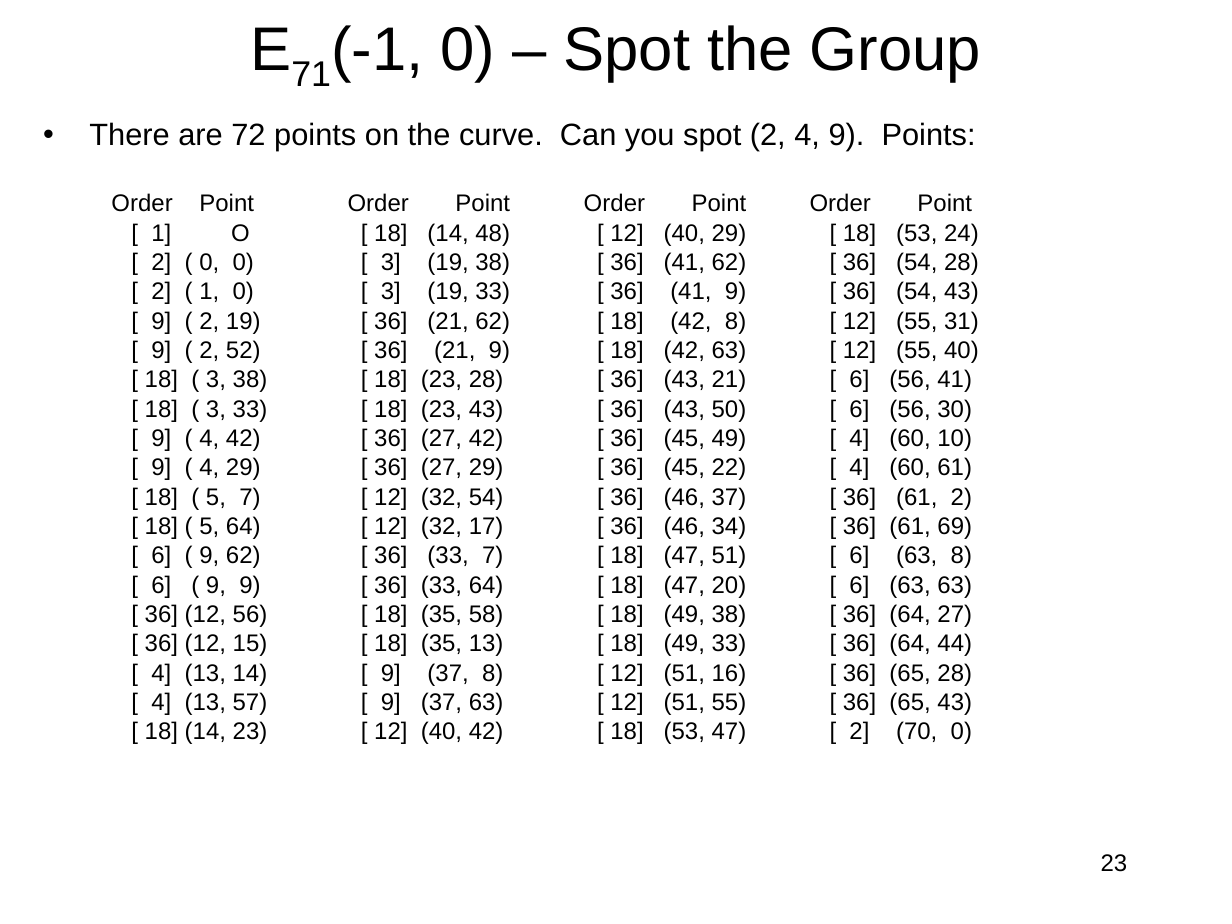
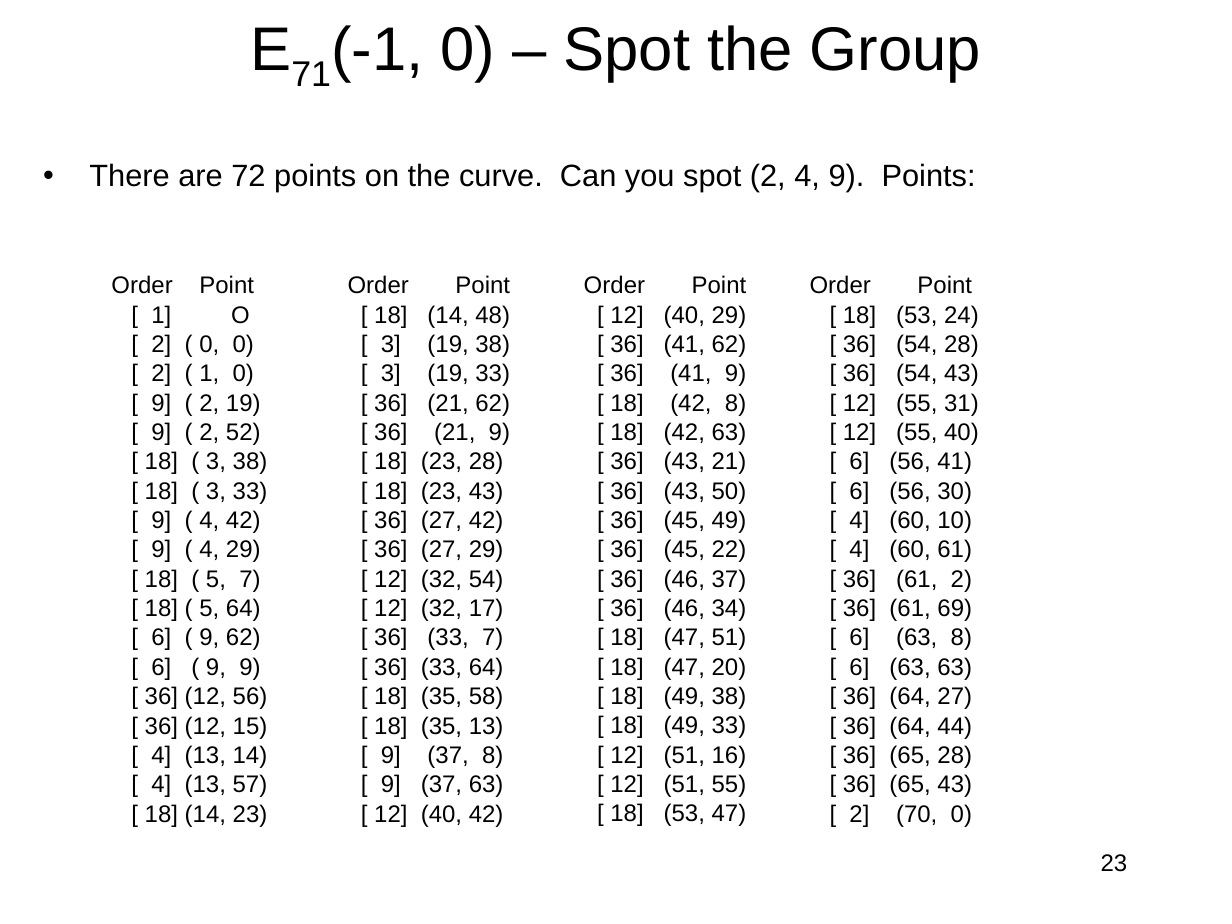
Before and after one commit to jlmucb/class_notes, a slide deck: slide 23 of BerkeleyClass/CS290Spring2013/Lectures/Cryptoclass10.pptx. Drawn at 1232x924 pixels with LibreOffice and Linux fonts; fonts in the diff are those of the drawing. Boxes give left, top, right and bottom in pixels: in the first picture for what was removed or moved away, otherwise in the second. Text is boxed around its words. In the diff, an @@ line names an element or a change of style, - is before the commit and + after.

```diff
--- a/BerkeleyClass/CS290Spring2013/Lectures/Cryptoclass10.pptx
+++ b/BerkeleyClass/CS290Spring2013/Lectures/Cryptoclass10.pptx
@@ text "There are 72 points on ...": place and size @@
-text "There are 72 points on ..." at (89, 122, 976, 151)
+text "There are 72 points on ..." at (89, 163, 976, 192)
@@ 4 texts: place and size @@
-4 texts at (111, 193, 979, 744)
+4 texts at (111, 275, 979, 827)
```
Also in this commit, not shown: 5 other slides changed, 13 other files.
